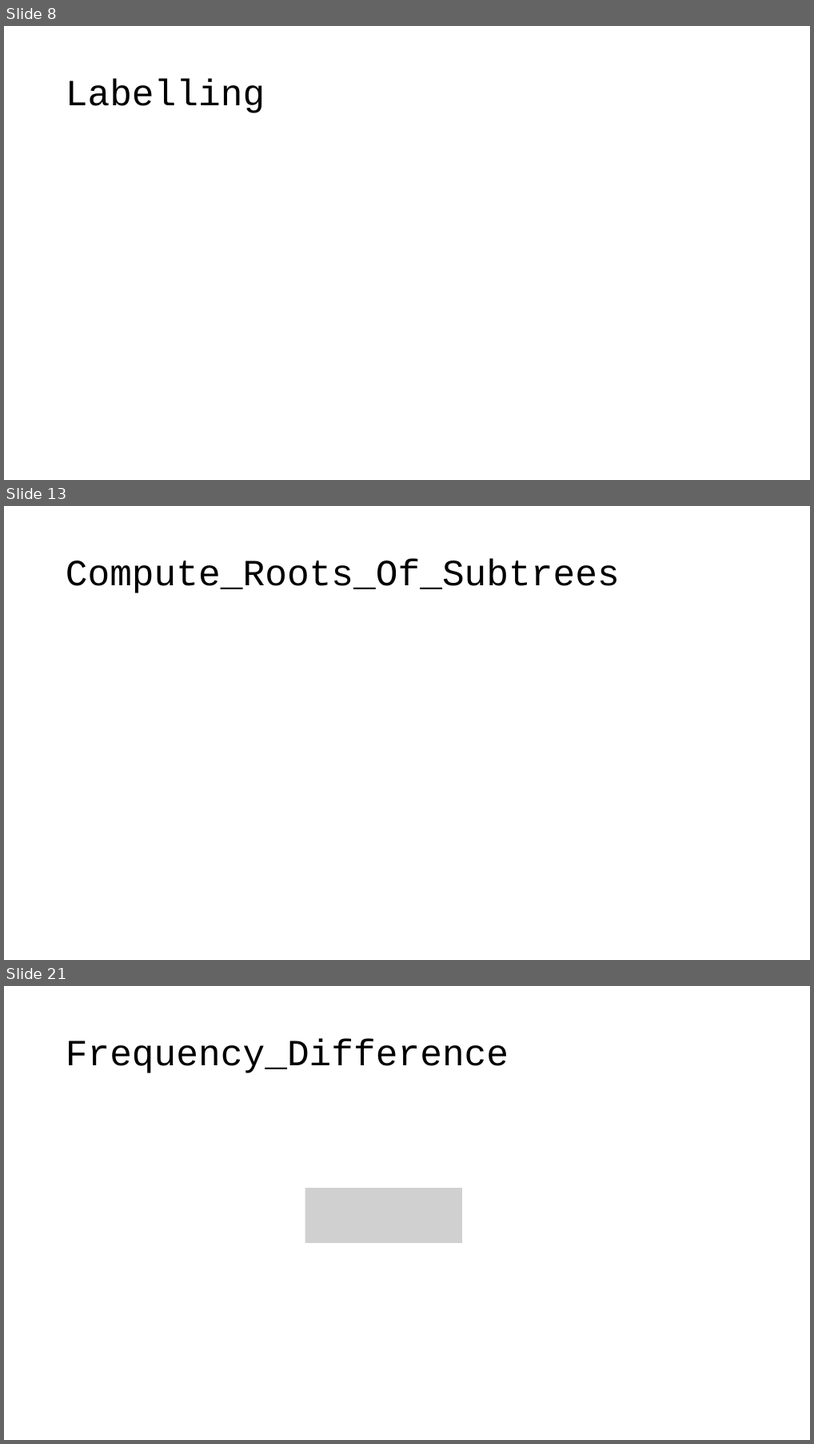
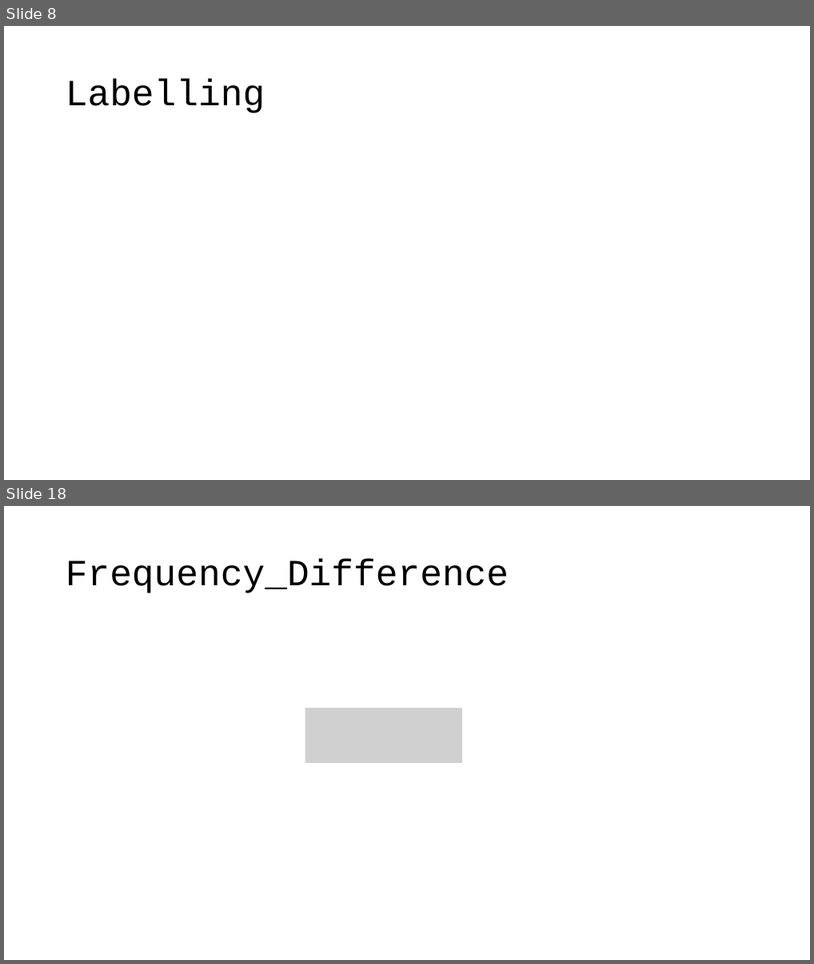
Before and after one commit to varung97/fyp, a slide deck: final_report/presentation/presentation.pptx. Shown one above the other, each under a label of ours: slides 8, 13 and 21 before the commit, slides 8 and 18 after it; the slides between them are not shown. The pictures are 814x1444 and 814x964 pixels, drawn with LibreOffice and Linux fonts; fonts in the diff are those of the drawing; grey boxes stand for pictures. Boxes give left, top, right and bottom in pixels: in the first picture for what was removed or moved away, otherwise in the second. Text is boxed around its words. In the diff, an @@ line names an element or a change of style, - is before the commit and + after.

```diff
--- a/final_report/presentation/presentation.pptx
+++ b/final_report/presentation/presentation.pptx
@@ slide 13 removed at (4, 506, 810, 960), background #FFFFFF @@
@@ title removed at (66, 560, 620, 593) @@
-Compute_Roots_Of_Subtrees
@@ what was slide 21 is now slide 18 @@
```
Also in this commit, not shown: 5 slides changed, 7 slides added, 7 other slides removed.
